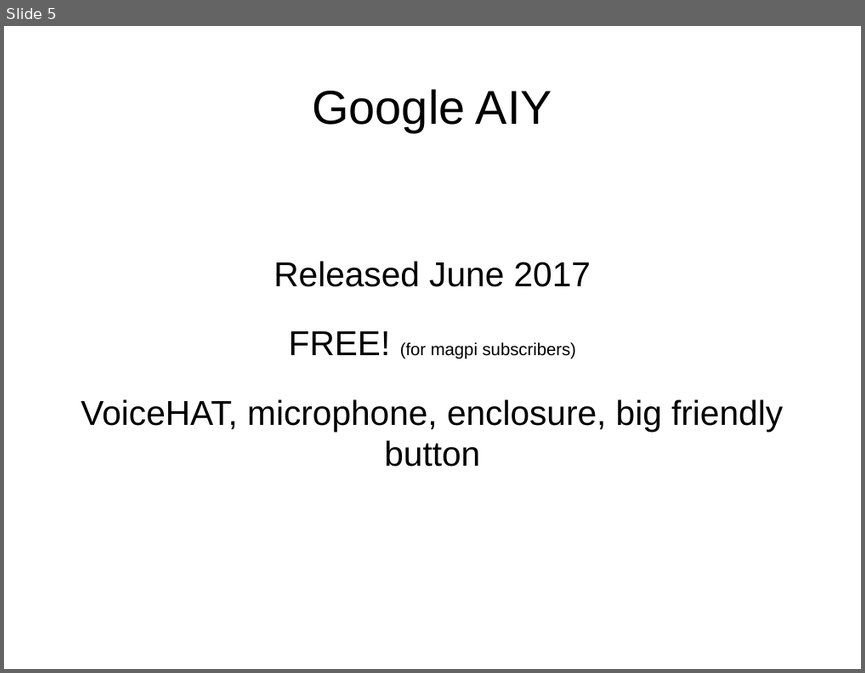
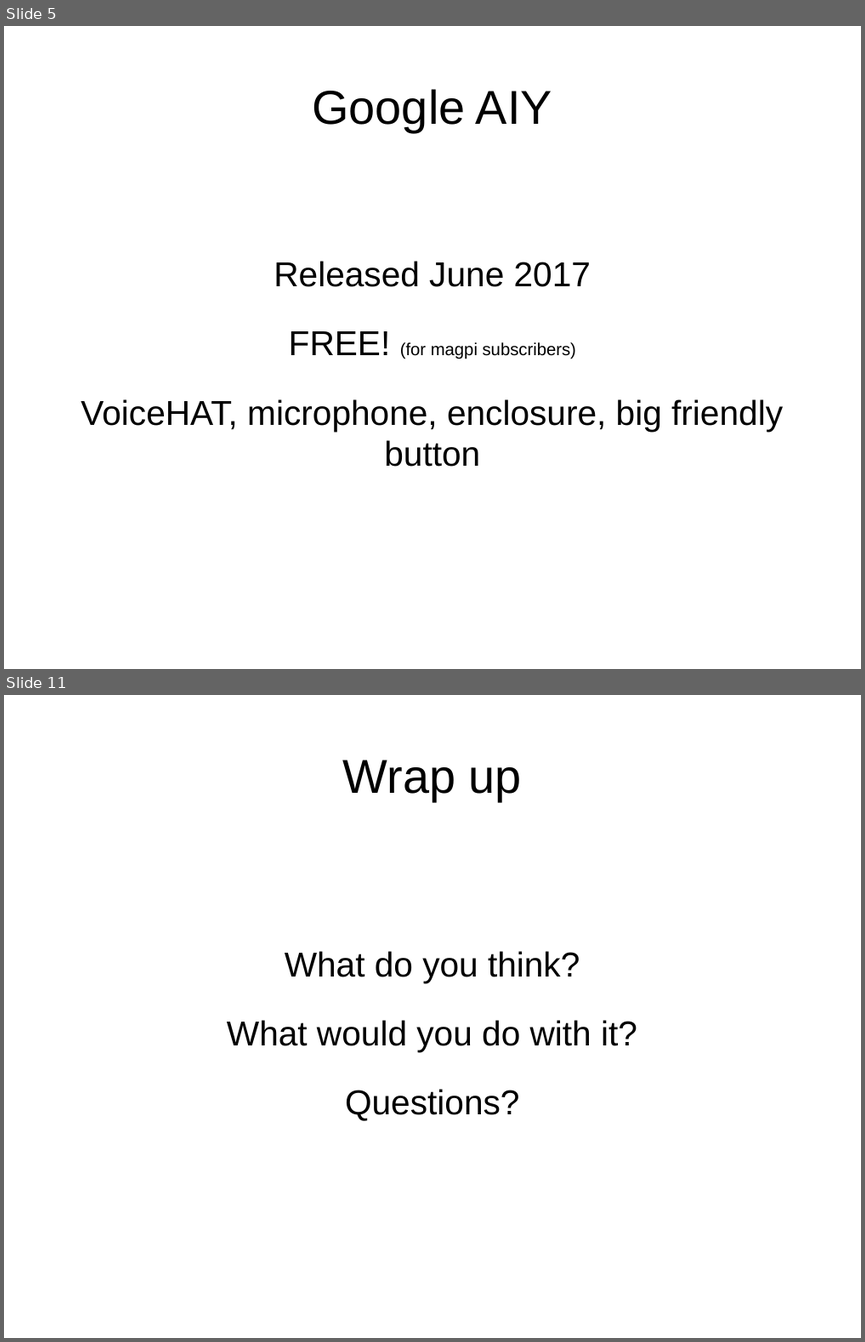
Before and after one commit to nickparlow/presentations, a slide deck: FDE AIY Workshop/FDE_AIY_presentation.odp. Shown one above the other, each under a label of ours: slide 5 before the commit, slides 5 and 11 after it; the slides between them are not shown. The pictures are 865x673 and 865x1342 pixels, drawn with LibreOffice and Linux fonts; fonts in the diff are those of the drawing. Boxes give left, top, right and bottom in pixels: in the first picture for what was removed or moved away, otherwise in the second. Text is boxed around its words. In the diff, an @@ line names an element or a change of style, - is before the commit and + after.

```diff
--- a/FDE AIY Workshop/FDE_AIY_presentation.odp
+++ b/FDE AIY Workshop/FDE_AIY_presentation.odp
@@ slide 11 added at [4,695,861,1338], background #FFFFFF @@
@@ title added at [343,760,522,801], 44 pt, text #000000 @@
+Wrap up
@@ subtitle added at [227,951,637,1121], 32 pt, text #000000 @@
+What do you think?
+What would you do with it?
+Questions?
```
Also in this commit, not shown: 3 slides changed, 2 other slides added, 2 slides removed, 2 other files.
